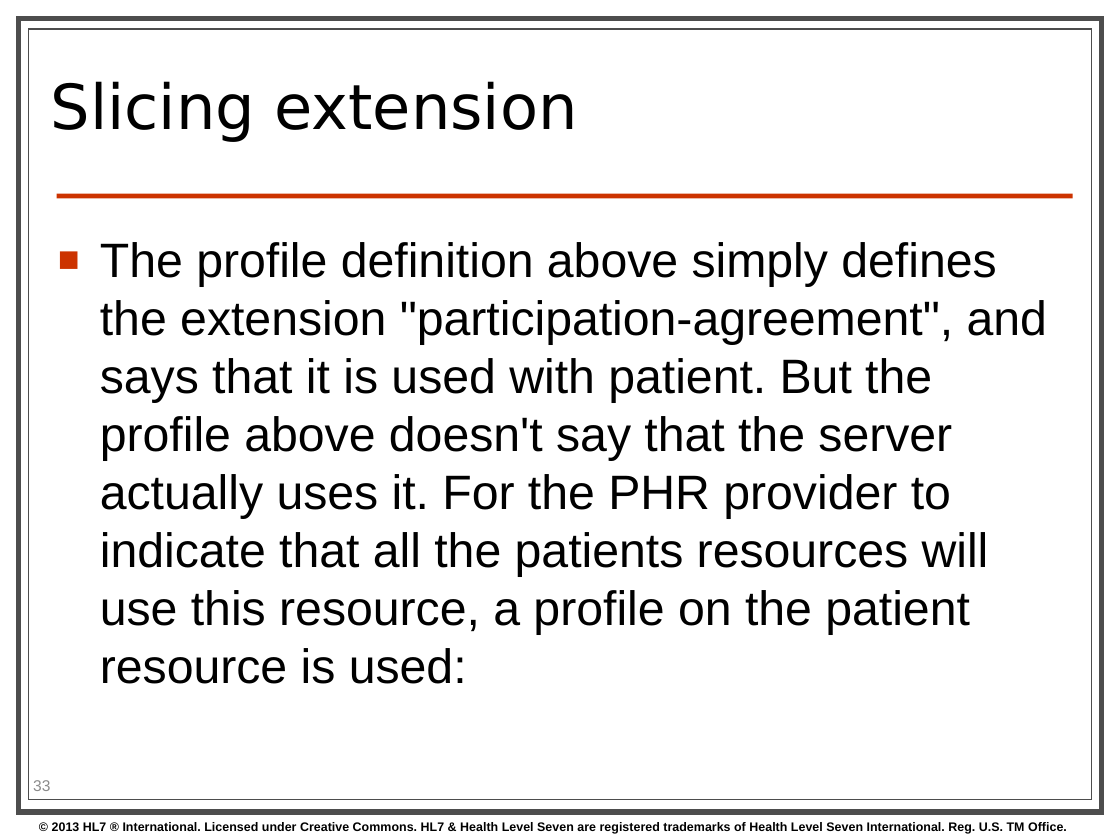
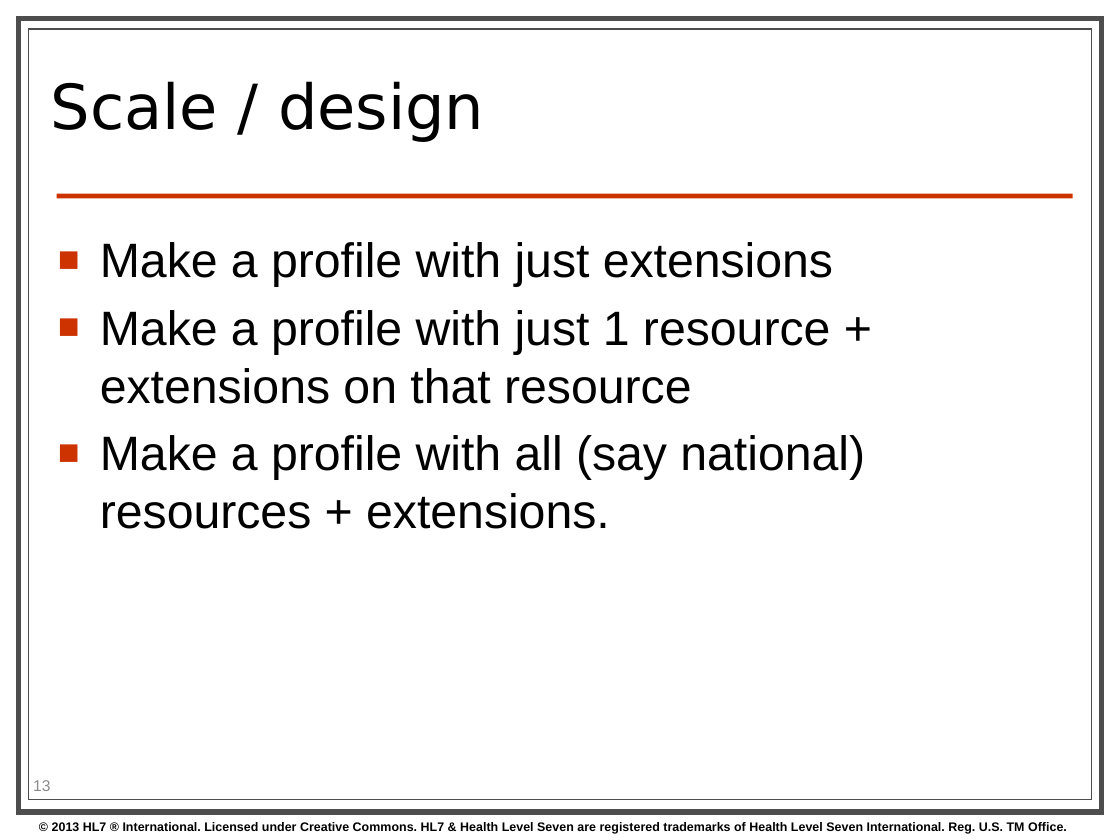
Before and after one commit to kevinpeterson/fhir, a slide deck: slide 13 of presentations/2014-01 Tutorials/201401 - San Antonio - Profiling FHIR.pptx (slide 33 before the commit). Drawn at 1120x840 pixels with LibreOffice and Linux fonts; fonts in the diff are those of the drawing; background and template pictures are left out. Boxes give left, top, right and bottom in pixels: in the first picture for what was removed or moved away, otherwise in the second. Text is boxed around its words. In the diff, an @@ line names an element or a change of style, - is before the commit and + after.

```diff
--- a/presentations/2014-01 Tutorials/201401 - San Antonio - Profiling FHIR.pptx
+++ b/presentations/2014-01 Tutorials/201401 - San Antonio - Profiling FHIR.pptx
@@ title at (x1=51, y1=81, x2=484, y2=142): text changed @@
-Slicing extension
+Scale / design
@@ text at (x1=100, y1=242, x2=865, y2=529): text changed @@
-■ The profile definition above simply defines the extension "participation-agreement", and says that it is used with patient. But the profile above doesn't say that the server actually uses it. For the PHR provider to indicate that all the patients resources will use this resource, a profile on the patient resource is used:
+■ Make a profile with just extensions
+■ Make a profile with just 1 resource + extensions on that resource
+■ Make a profile with all (say national) resources + extensions.
@@ page number at (x1=33, y1=780, x2=50, y2=791): text changed @@
-33
+13
```
Also in this commit, not shown: 4 other slides changed, 11 slides added, 2 slides removed.
